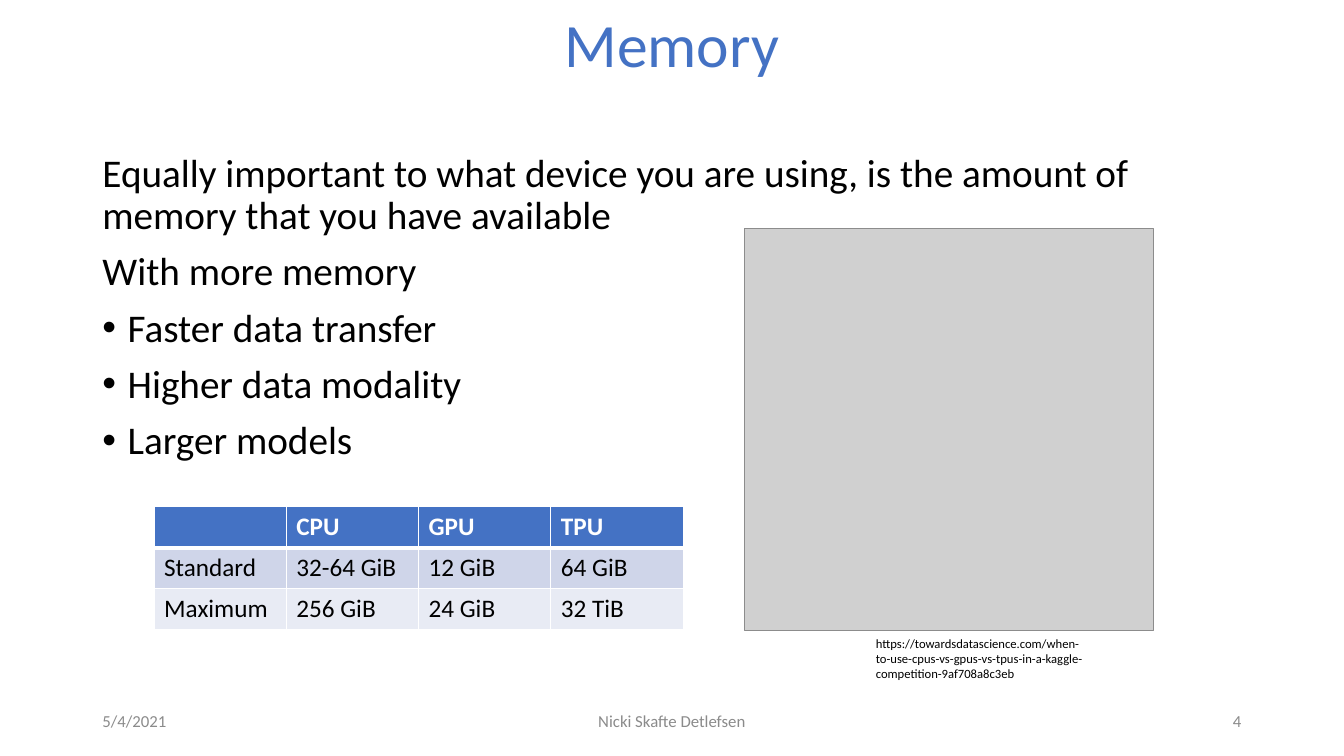
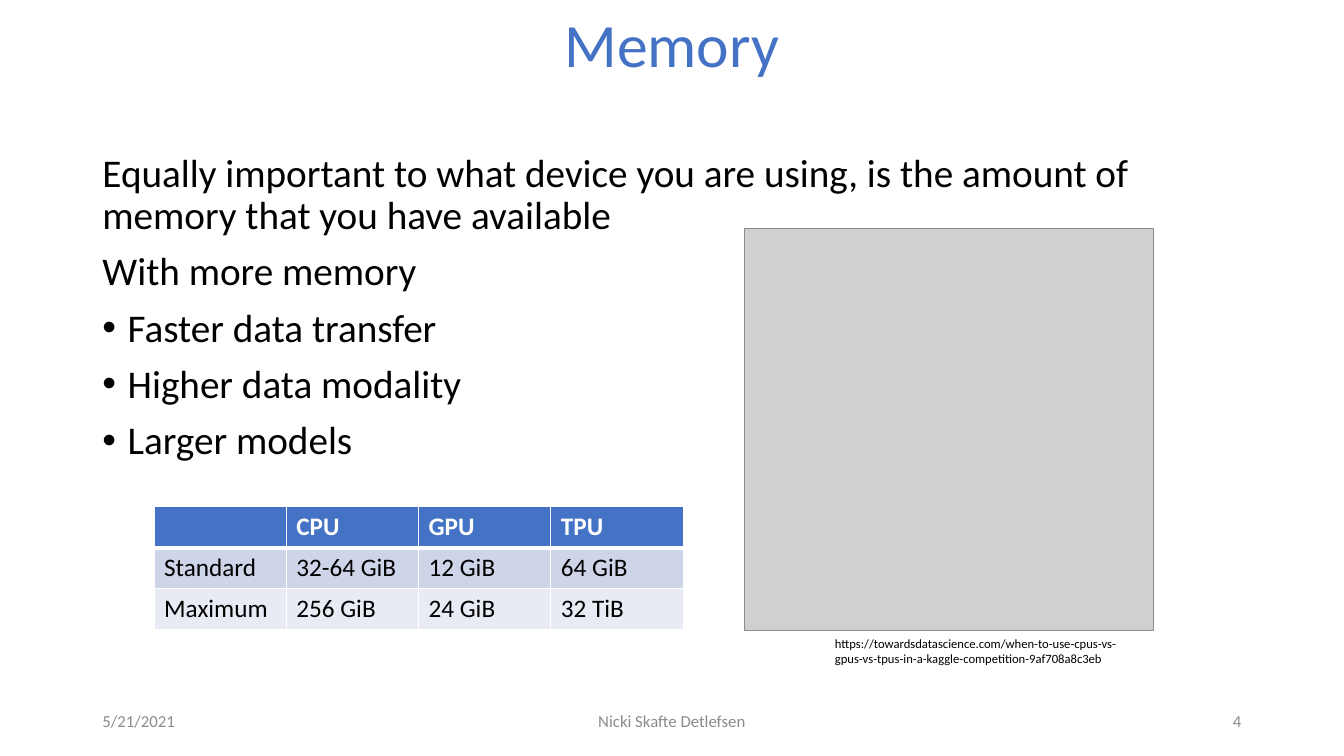
Before and after one commit to DeepEasterbunny/dtu_mlops, a slide deck: slide 4 of 07_distributed_training/DistributedTraining.pptx. Drawn at 1344x756 pixels with LibreOffice and Linux fonts; fonts in the diff are those of the drawing; grey boxes stand for pictures; background and template pictures are left out. Boxes give left, top, right and bottom in pixels: in the first picture for what was removed or moved away, otherwise in the second. Text is boxed around its words. In the diff, an @@ line names an element or a change of style, - is before the commit and + after.

```diff
--- a/07_distributed_training/DistributedTraining.pptx
+++ b/07_distributed_training/DistributedTraining.pptx
@@ text "https://towardsdatascience.com/when-to-use-cpus-vs-gpus-vs-t ..." rewrapped from [876,639,1082,680] to [835,639,1116,665] @@
@@ text at [102,715,174,728]: text changed @@
-5/4/2021
+5/21/2021
```
Also in this commit, not shown: 8 other slides changed, 3 slides added, 6 other files.
